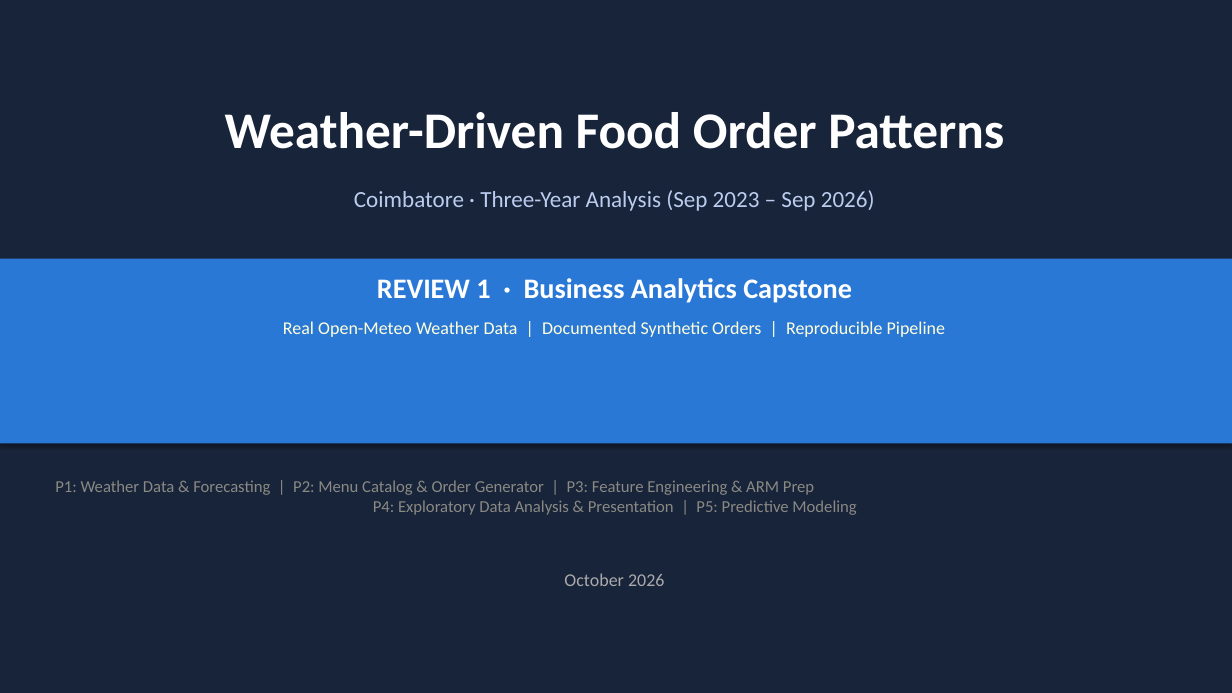
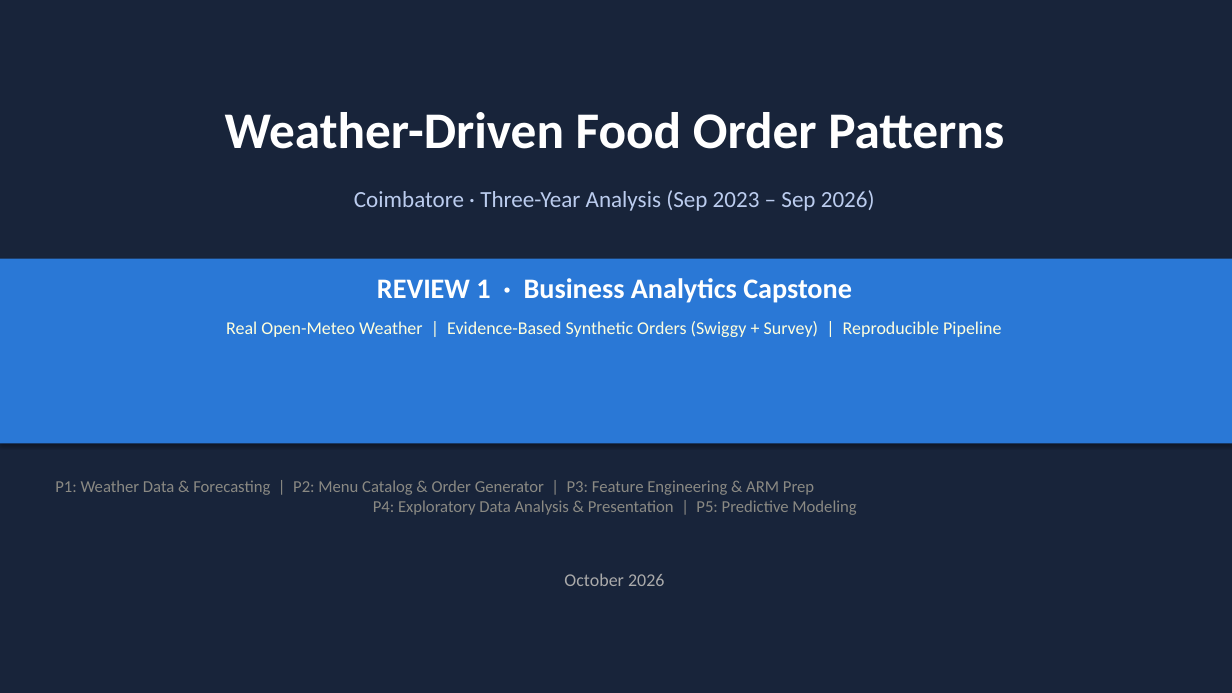
Before and after one commit to priyagarnet20-ops/weather-food-orders, a slide deck: slide 1 of slides/review1/review1_deck.pptx. Drawn at 1232x693 pixels with LibreOffice and Linux fonts; fonts in the diff are those of the drawing. Boxes give left, top, right and bottom in pixels: in the first picture for what was removed or moved away, otherwise in the second. Text is boxed around its words. In the diff, an @@ line names an element or a change of style, - is before the commit and + after.

Commit message:
docs(slides): update the Review 1 deck to the evidence-based dataset (T21)

```diff
--- a/slides/review1/review1_deck.pptx
+++ b/slides/review1/review1_deck.pptx
@@ text at (x1=226, y1=321, x2=1001, y2=337): text changed @@
-Real Open-Meteo Weather Data | Documented Synthetic Orders | Reproducible Pipeline
+Real Open-Meteo Weather | Evidence-Based Synthetic Orders (Swiggy + Survey) | Reproducible Pipeline
```
Also in this commit, not shown: 13 other slides changed, 2 other files.
